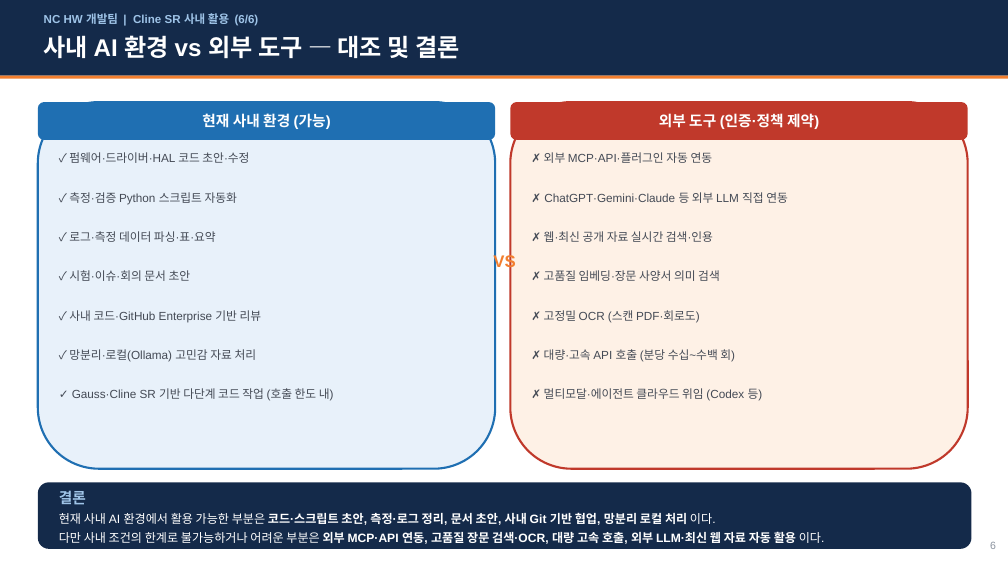
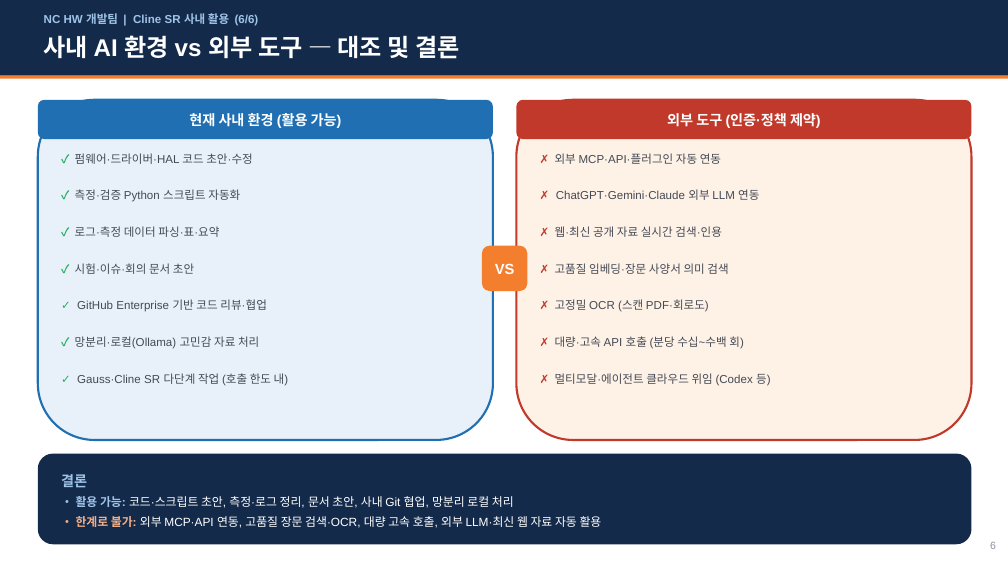
Before and after one commit to whaleonbush/poc, a slide deck: slide 6 of HW개발팀_AI활용방안_요약.pptx. Drawn at 1008x567 pixels with LibreOffice and Linux fonts; fonts in the diff are those of the drawing. Boxes give left, top, right and bottom in pixels: in the first picture for what was removed or moved away, otherwise in the second. Text is boxed around its words. In the diff, an @@ line names an element or a change of style, - is before the commit and + after.

```diff
--- a/HW개발팀_AI활용방안_요약.pptx
+++ b/HW개발팀_AI활용방안_요약.pptx
@@ rounded rectangle: place and size @@
-rounded rectangle at <box>38,102,495,469</box>
+rounded rectangle at <box>38,100,493,440</box>
@@ text at <box>189,113,342,128</box>: text changed; size 14 to 13.5 pt @@
-현재 사내 환경 (가능)
+현재 사내 환경 (활용 가능)
@@ text "외부 도구 (인증·정책 제약)" at <box>667,113,821,128</box>: size 14 to 13.5 pt @@
@@ rounded rectangle: place and size @@
-rounded rectangle at <box>510,102,968,140</box>
+rounded rectangle at <box>516,100,972,139</box>
@@ rounded rectangle: place and size @@
-rounded rectangle at <box>510,102,968,469</box>
+rounded rectangle at <box>516,100,972,440</box>
@@ text "✗ 외부 MCP·API·플러그인 자동 연동": place and size @@
-text "✗ 외부 MCP·API·플러그인 자동 연동" at <box>544,152,713,163</box>
+text "✗ 외부 MCP·API·플러그인 자동 연동" at <box>555,153,721,164</box>
@@ text at <box>556,189,759,200</box>: text changed; size 11.2 to 11 pt @@
-✗ ChatGPT·Gemini·Claude 등 외부 LLM 직접 연동
+✗ ChatGPT·Gemini·Claude 외부 LLM 연동
@@ text "✗ 웹·최신 공개 자료 실시간 ...": place and size @@
-text "✗ 웹·최신 공개 자료 실시간 ..." at <box>544,231,713,242</box>
+text "✗ 웹·최신 공개 자료 실시간 ..." at <box>555,226,722,237</box>
@@ text "✓ 시험·이슈·회의 문서 초안": place and size @@
-text "✓ 시험·이슈·회의 문서 초안" at <box>69,270,191,281</box>
+text "✓ 시험·이슈·회의 문서 초안" at <box>75,263,194,274</box>
@@ text "VS" at <box>495,263,515,274</box>: size 16 to 14 pt, text colour #F27E2E to #FFFFFF @@
@@ rounded rectangle added at <box>482,246,528,291</box>, fill #F27E2E @@
@@ text "✗ 고품질 임베딩·장문 사양서 의미 ...": place and size @@
-text "✗ 고품질 임베딩·장문 사양서 의미 ..." at <box>544,270,720,281</box>
+text "✗ 고품질 임베딩·장문 사양서 의미 ..." at <box>555,263,728,274</box>
@@ text at <box>77,299,267,312</box>: text changed; size 11.2 to 11 pt @@
-✓ 사내 코드·GitHub Enterprise 기반 리뷰
+✓ GitHub Enterprise 기반 코드 리뷰·협업
@@ text "✗ 고정밀 OCR (스캔 PDF·회로도)": place and size @@
-text "✗ 고정밀 OCR (스캔 PDF·회로도)" at <box>544,310,700,322</box>
+text "✗ 고정밀 OCR (스캔 PDF·회로도)" at <box>555,299,709,312</box>
@@ size 11.2 to 11 pt; text colour #444A55 to #27AE60, bold on in "✓" in 5 elements at <box>75,226,219,237</box>, <box>75,189,240,202</box>, <box>75,263,194,274</box>, <box>75,153,253,164</box>, <box>75,336,259,348</box> @@
@@ text "✓ 망분리·로컬(Ollama) 고민감 자료 처리": place and size @@
-text "✓ 망분리·로컬(Ollama) 고민감 자료 처리" at <box>69,349,257,362</box>
+text "✓ 망분리·로컬(Ollama) 고민감 자료 처리" at <box>75,336,259,348</box>
@@ text "✗ 대량·고속 API 호출 (분당 ...": place and size @@
-text "✗ 대량·고속 API 호출 (분당 ..." at <box>544,349,735,362</box>
+text "✗ 대량·고속 API 호출 (분당 ..." at <box>555,336,744,349</box>
@@ text at <box>77,373,289,385</box>: text changed; size 11.2 to 11 pt @@
-✓ Gauss·Cline SR 기반 다단계 코드 작업 (호출 한도 내)
+✓ Gauss·Cline SR 다단계 작업 (호출 한도 내)
@@ size 11.2 to 11 pt; text colour #444A55 to #C0392B, bold on in "✗" in 6 elements at <box>555,226,722,237</box>, <box>555,263,728,274</box>, <box>555,153,721,164</box>, <box>555,299,709,312</box>, <box>555,336,744,349</box>, <box>555,373,771,386</box> @@
@@ text "✗ 멀티모달·에이전트 클라우드 위임 (Codex ...": place and size @@
-text "✗ 멀티모달·에이전트 클라우드 위임 (Codex ..." at <box>544,388,763,401</box>
+text "✗ 멀티모달·에이전트 클라우드 위임 (Codex ..." at <box>555,373,771,386</box>
@@ rounded rectangle: place and size @@
-rounded rectangle at <box>38,482,972,549</box>
+rounded rectangle at <box>38,454,972,544</box>
@@ text "결론": place and size @@
-text "결론" at <box>59,491,825,545</box>
+text "결론" at <box>61,474,602,528</box>
@@ text at <box>61,474,87,487</box>: size 14 to 13.5 pt in "결론"; line spacing 1.15 to 1.2; more space between paragraphs @@
@@ text at <box>76,496,602,528</box>: text changed; size 11.5 to 11.3 pt; bold off @@
-현재 사내 AI 환경에서 활용 가능한 부분은 코드·스크립트 초안, 측정·로그 정리, 문서 초안, 사내 Git 기반 협업, 망분리 로컬 처리 이다.
-다만 사내 조건의 한계로 불가능하거나 어려운 부분은 외부 MCP·API 연동, 고품질 장문 검색·OCR, 대량 고속 호출, 외부 LLM·최신 웹 자료 자동 활용 이다.
+• 활용 가능: 코드·스크립트 초안, 측정·로그 정리, 문서 초안, 사내 Git 협업, 망분리 로컬 처리
+• 한계로 불가: 외부 MCP·API 연동, 고품질 장문 검색·OCR, 대량 고속 호출, 외부 LLM·최신 웹 자료 자동 활용
```
Also in this commit, not shown: 5 other slides changed, 1 other file.
